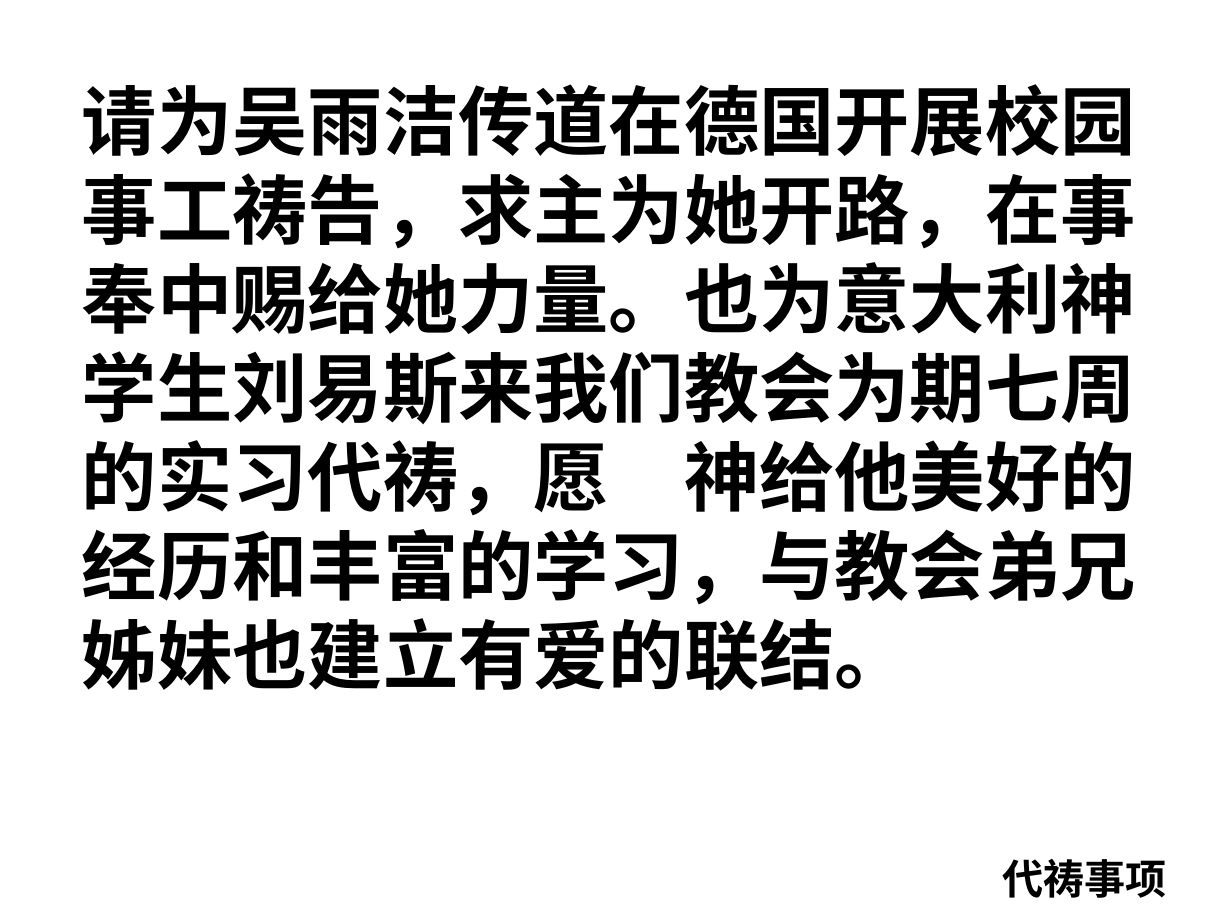
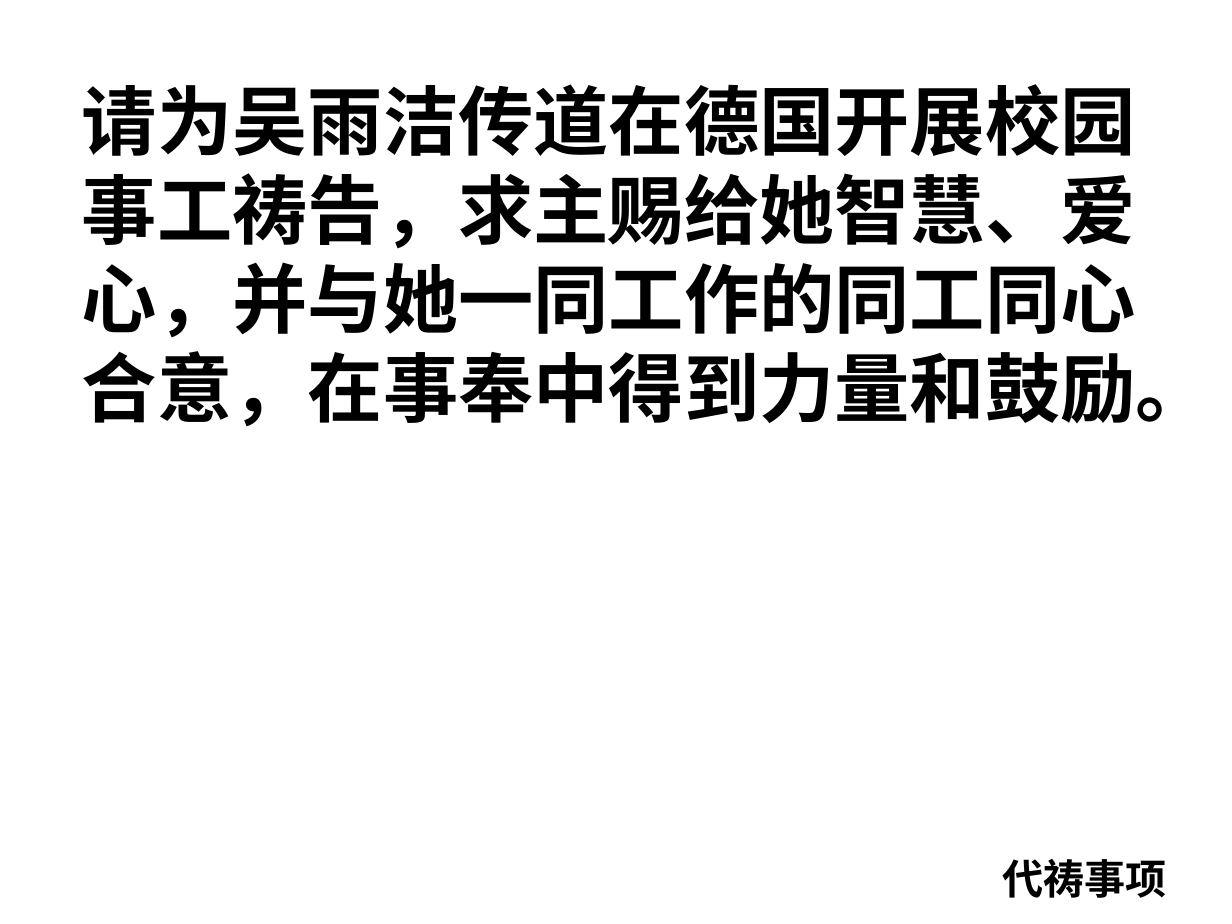
Before and after one commit to jackey-qiu/pyworship, a slide deck: slide 8 of 2023-09-03.pptx. Drawn at 1232x924 pixels with LibreOffice and Linux fonts; fonts in the diff are those of the drawing. Boxes give left, top, right and bottom in pixels: in the first picture for what was removed or moved away, otherwise in the second. Text is boxed around its words. In the diff, an @@ line names an element or a change of style, - is before the commit and + after.

```diff
--- a/2023-09-03.pptx
+++ b/2023-09-03.pptx
@@ text at box(82, 84, 1211, 426): text changed; font Noto Sans CJK SC to Arial @@
-请为吴雨洁传道在德国开展校园事工祷告，求主为她开路，在事奉中赐给她力量。也为意大利神学生刘易斯来我们教会为期七周的实习代祷，愿 神给他美好的经历和丰富的学习，与教会弟兄姊妹也建立有爱的联结。
+请为吴雨洁传道在德国开展校园事工祷告，求主赐给她智慧、爱心，并与她一同工作的同工同心合意，在事奉中得到力量和鼓励。
```
Also in this commit, not shown: 38 other slides changed, 82 slides added, 64 slides removed, 14 other files.
